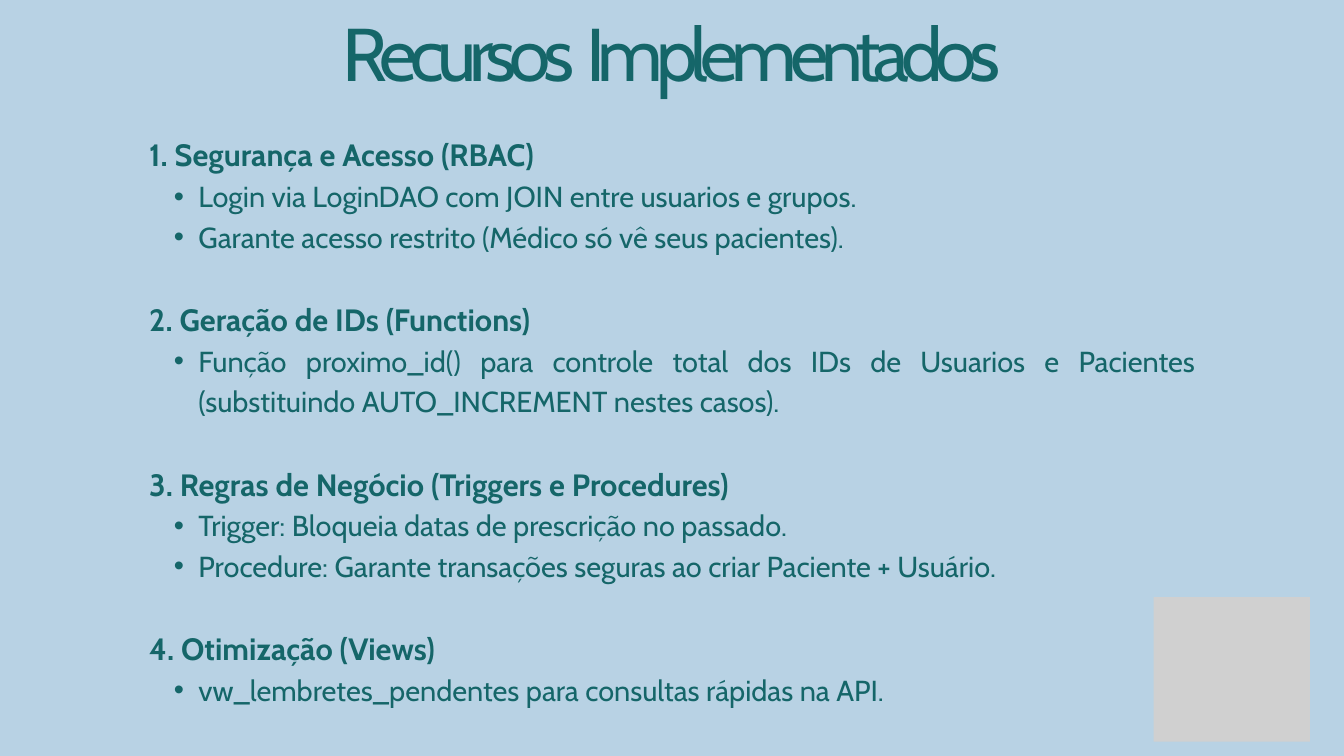
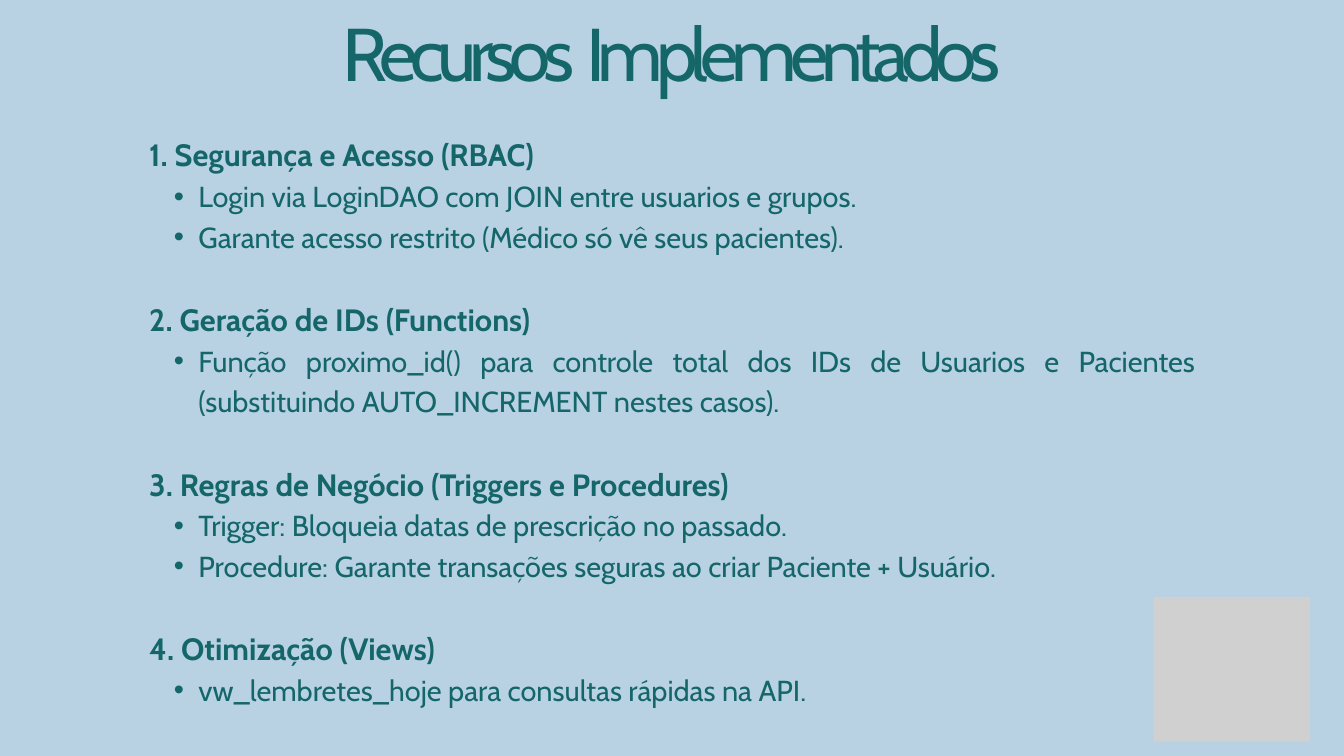
Before and after one commit to lucas0mp/Aplicacao-de-Gerenciamento-Medico, a slide deck: slide 5 of SGM.pptx. Drawn at 1344x756 pixels with LibreOffice and Linux fonts; fonts in the diff are those of the drawing; grey boxes stand for pictures. Boxes give left, top, right and bottom in pixels: in the first picture for what was removed or moved away, otherwise in the second. Text is boxed around its words. In the diff, an @@ line names an element or a change of style, - is before the commit and + after.

```diff
--- a/SGM.pptx
+++ b/SGM.pptx
@@ text at bbox=[198, 679, 807, 708]: text changed @@
-  • vw_lembretes_pendentes para consultas rápidas na API.
+  • vw_lembretes_hoje para consultas rápidas na API.
```
Also in this commit, not shown: 1 other slide changed.
